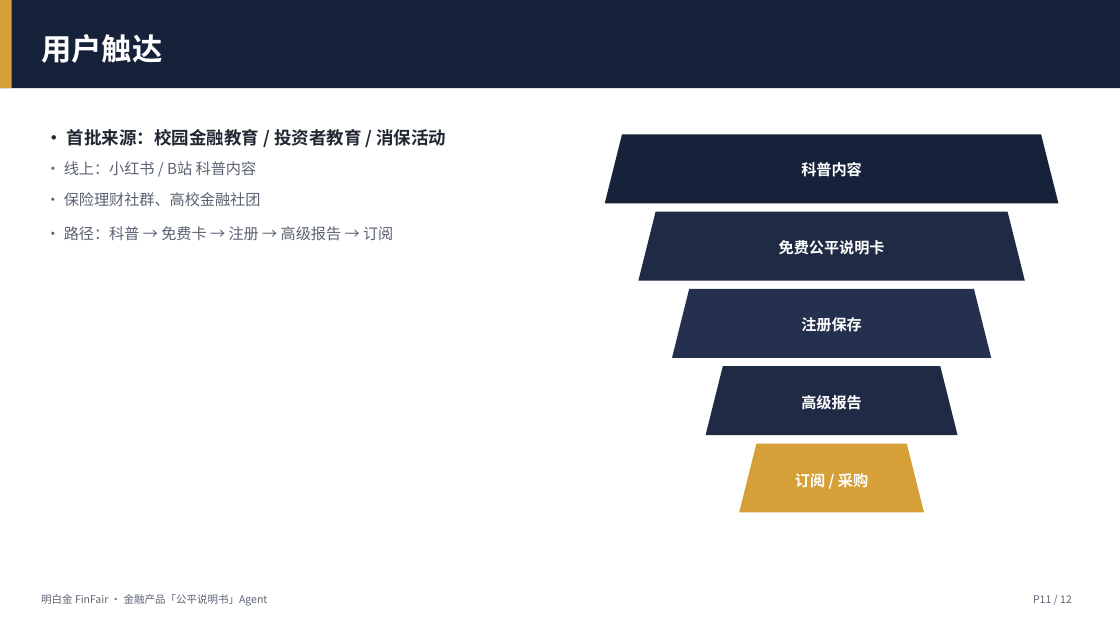
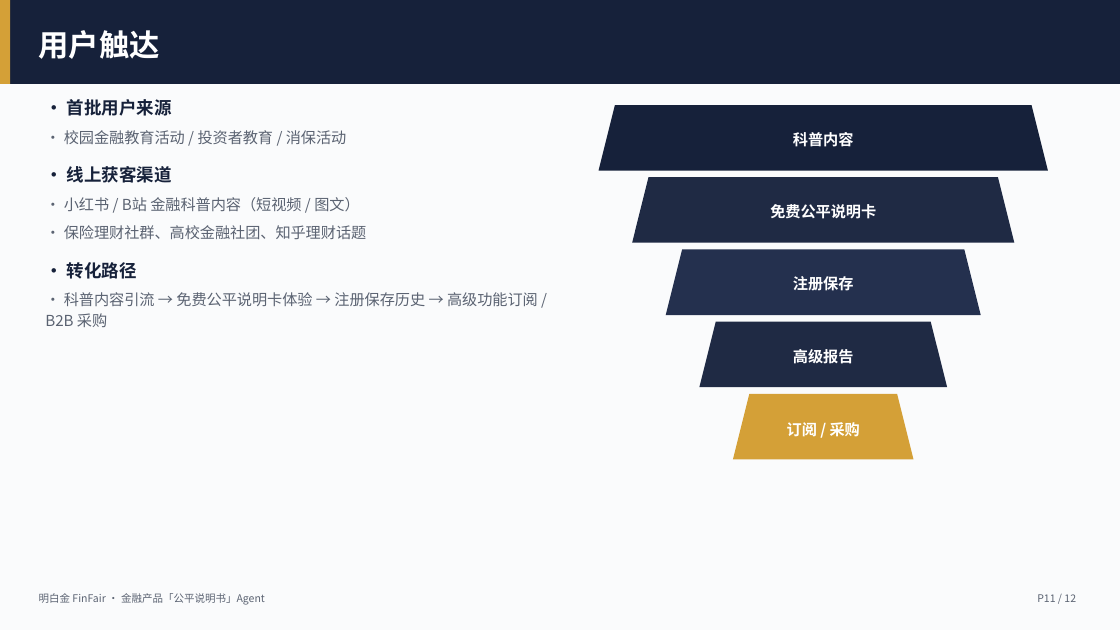
Before and after one commit to XiAn-07/FinFair, a slide deck: slide 11 of docs/商业计划书.pptx. Drawn at 1120x630 pixels with LibreOffice and Linux fonts; fonts in the diff are those of the drawing. Boxes give left, top, right and bottom in pixels: in the first picture for what was removed or moved away, otherwise in the second. Text is boxed around its words. In the diff, an @@ line names an element or a change of style, - is before the commit and + after.

```diff
--- a/docs/商业计划书.pptx
+++ b/docs/商业计划书.pptx
@@ background #FFFFFF to #FAFBFC @@
@@ rectangle: place and size @@
-rectangle at (0, 0, 1120, 88)
+rectangle at (0, 0, 1120, 84)
@@ rectangle: place and size @@
-rectangle at (0, 0, 12, 88)
+rectangle at (0, 0, 10, 84)
@@ text "用户触达": place and size @@
-text "用户触达" at (41, 34, 162, 63)
+text "用户触达" at (39, 30, 160, 59)
@@ text at (45, 99, 538, 327): text changed @@
-• 首批来源：校园金融教育 / 投资者教育 / 消保活动
-• 线上：小红书 / B站 科普内容
-• 保险理财社群、高校金融社团
-• 路径：科普 → 免费卡 → 注册 → 高级报告 → 订阅
+• 首批用户来源
+• 校园金融教育活动 / 投资者教育 / 消保活动
+• 线上获客渠道
+• 小红书 / B站 金融科普内容（短视频 / 图文）
+• 保险理财社群、高校金融社团、知乎理财话题
+• 转化路径
+• 科普内容引流 → 免费公平说明卡体验 → 注册保存历史 → 高级功能订阅 / B2B 采购
@@ trapezoid "科普内容": place and size @@
-trapezoid "科普内容" at (605, 134, 1059, 203)
+trapezoid "科普内容" at (598, 105, 1048, 171)
@@ trapezoid "免费公平说明卡": place and size @@
-trapezoid "免费公平说明卡" at (639, 212, 1025, 281)
+trapezoid "免费公平说明卡" at (633, 177, 1015, 243)
@@ trapezoid "注册保存": place and size @@
-trapezoid "注册保存" at (672, 289, 991, 358)
+trapezoid "注册保存" at (665, 250, 981, 315)
@@ trapezoid "高级报告": place and size @@
-trapezoid "高级报告" at (706, 366, 958, 435)
+trapezoid "高级报告" at (699, 322, 947, 387)
@@ line spacing 1 to 1.05 in 5 elements at (598, 105, 1048, 171), (633, 177, 1015, 243), (665, 250, 981, 315), (699, 322, 947, 387), (733, 394, 913, 460) @@
@@ trapezoid "订阅 / 采购": place and size @@
-trapezoid "订阅 / 采购" at (739, 444, 924, 513)
+trapezoid "订阅 / 采购" at (733, 394, 913, 460)
@@ text "P11 / 12": place and size @@
-text "P11 / 12" at (1033, 595, 1072, 603)
+text "P11 / 12" at (1037, 594, 1076, 602)
```
Also in this commit, not shown: 11 other slides changed, 4 other files.
